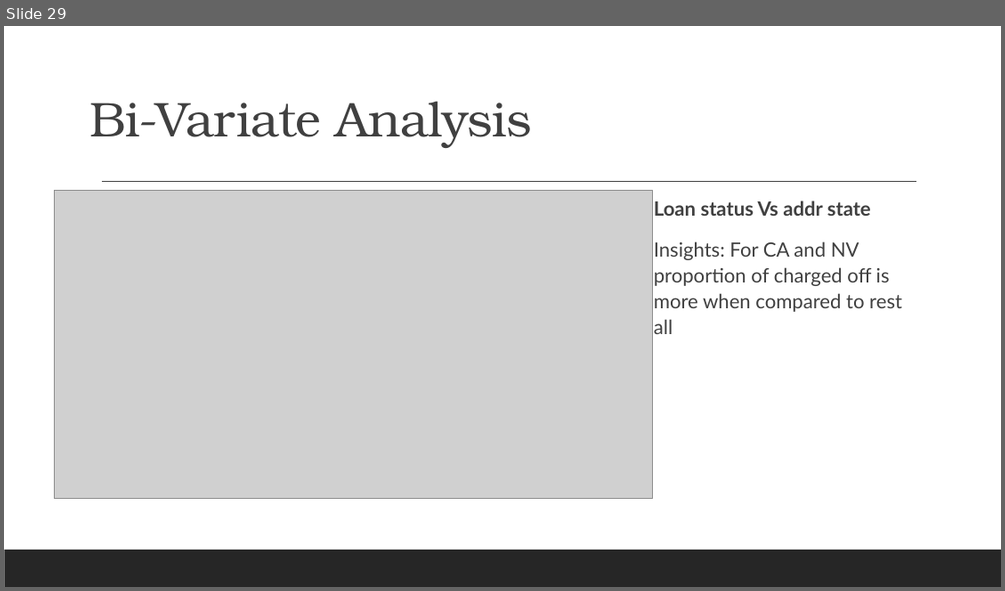
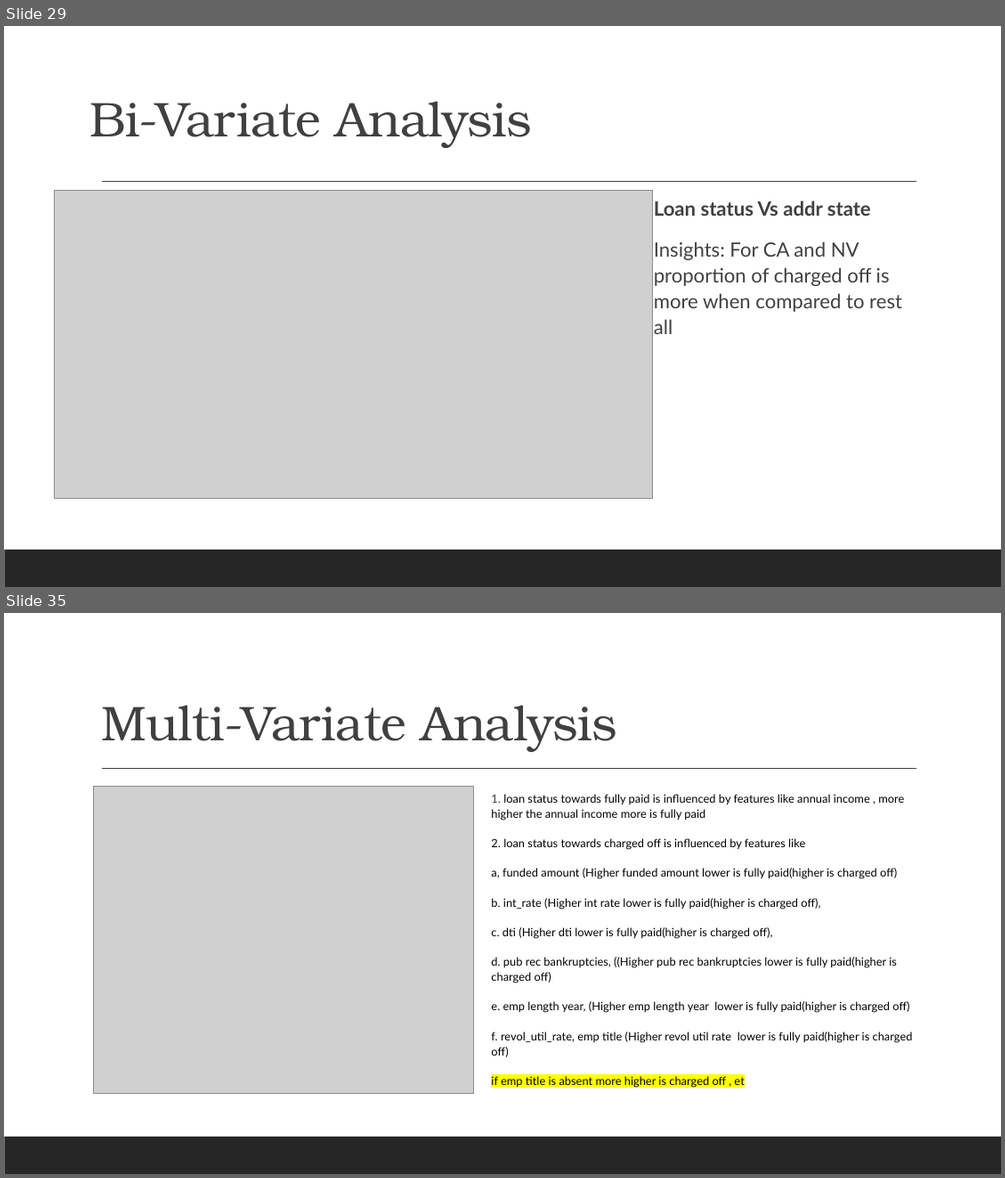
Before and after one commit to shrutich91/LENDING-CLUB-CASE-STUDY, a slide deck: Lending Club Case Study.pptx. Shown one above the other, each under a label of ours: slide 29 before the commit, slides 29 and 35 after it; the slides between them are not shown. The pictures are 1005x591 and 1005x1178 pixels, drawn with LibreOffice and Linux fonts; fonts in the diff are those of the drawing; grey boxes stand for pictures. Boxes give left, top, right and bottom in pixels: in the first picture for what was removed or moved away, otherwise in the second. Text is boxed around its words. In the diff, an @@ line names an element or a change of style, - is before the commit and + after.

Commit message:
Added multi-variate analysis ppt
Added multi-variate analysis ppt and corrected pythn notebook

```diff
--- a/Lending Club Case Study.pptx
+++ b/Lending Club Case Study.pptx
@@ slide 35 added at bbox=[4, 613, 1001, 1174], background #FFFFFF; not listed: 2 template elements that a slide beside it also shows @@
@@ title added at bbox=[101, 705, 617, 752], 47 pt, text #404040 @@
+Multi-Variate Analysis
@@ picture added at bbox=[94, 787, 473, 1093] @@
@@ text added at bbox=[491, 794, 913, 1087], 11 pt, text #000000 @@
+  1. loan status towards fully paid is influenced by features like annual income , more higher the annual income more is fully paid
+  2. loan status towards charged off is influenced by features like
+  a, funded amount (Higher funded amount lower is fully paid(higher is charged off)
+  b. int_rate (Higher int rate lower is fully paid(higher is charged off),
+  c. dti (Higher dti lower is fully paid(higher is charged off),
+  d. pub rec bankruptcies, ((Higher pub rec bankruptcies lower is fully paid(higher is charged off)
+  e. emp length year, (Higher emp length year lower is fully paid(higher is charged off)
+  f. revol_util_rate, emp title (Higher revol util rate lower is fully paid(higher is charged off)
+  if emp title is absent more higher is charged off , et
```
Also in this commit, not shown: 3 slides changed, 7 other slides added, 1 other file.
